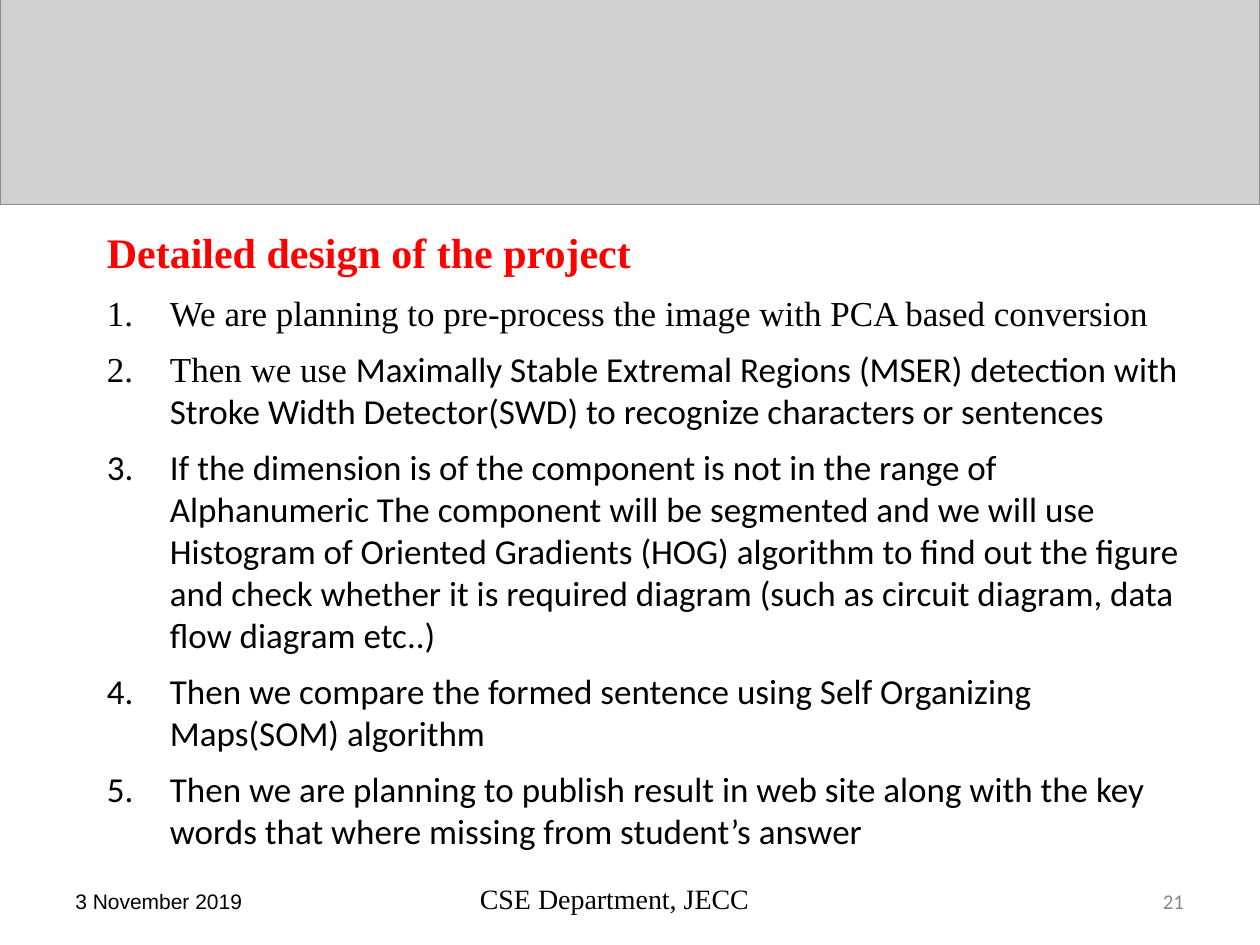
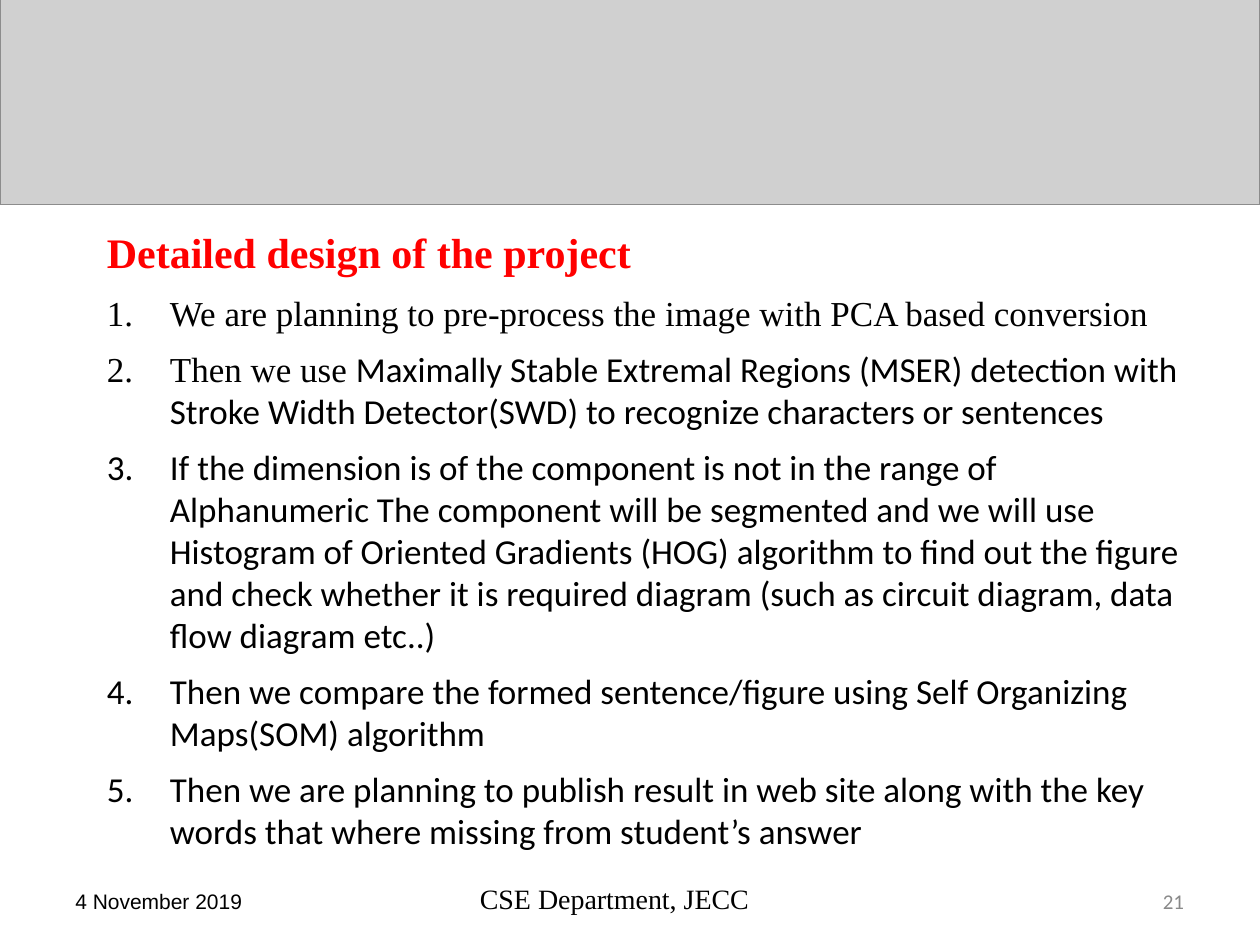
Before and after one commit to sreeragrnandan/Design-Project, a slide deck: slide 21 of DP G7 first review.pptx. Drawn at 1260x945 pixels with LibreOffice and Linux fonts; fonts in the diff are those of the drawing; grey boxes stand for pictures. Boxes give left, top, right and bottom in pixels: in the first picture for what was removed or moved away, otherwise in the second. Text is boxed around its words. In the diff, an @@ line names an element or a change of style, - is before the commit and + after.

```diff
--- a/DP G7 first review.pptx
+++ b/DP G7 first review.pptx
@@ text at <box>170,679,1127,752</box>: text changed @@
-4. Then we compare the formed sentence using Self Organizing Maps(SOM) algorithm
+4. Then we compare the formed sentence/figure using Self Organizing Maps(SOM) algorithm
@@ text at <box>75,893,242,910</box>: text changed @@
-3 November 2019
+4 November 2019
```
Also in this commit, not shown: 25 other slides changed, 53 other files.
